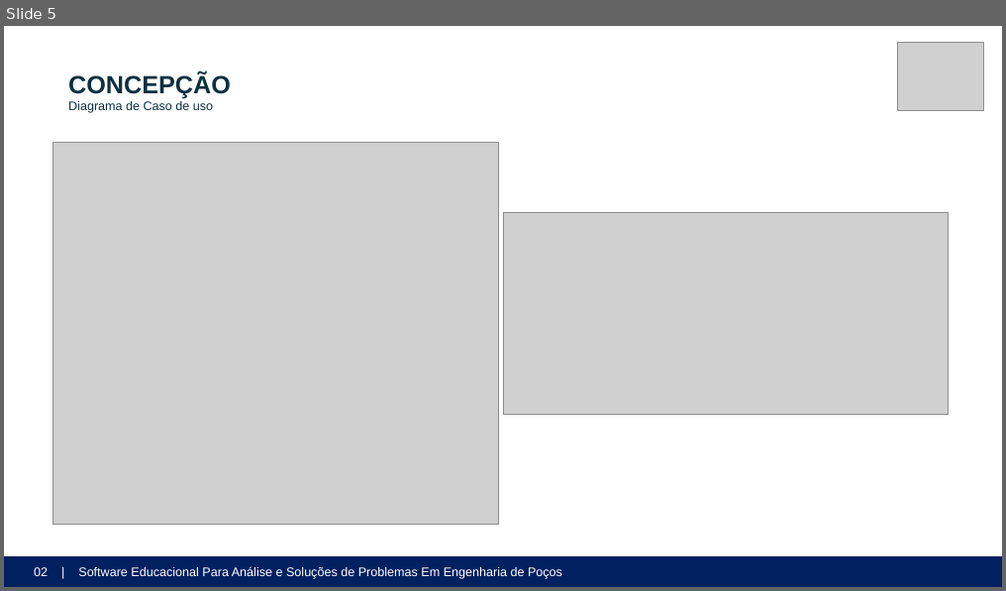
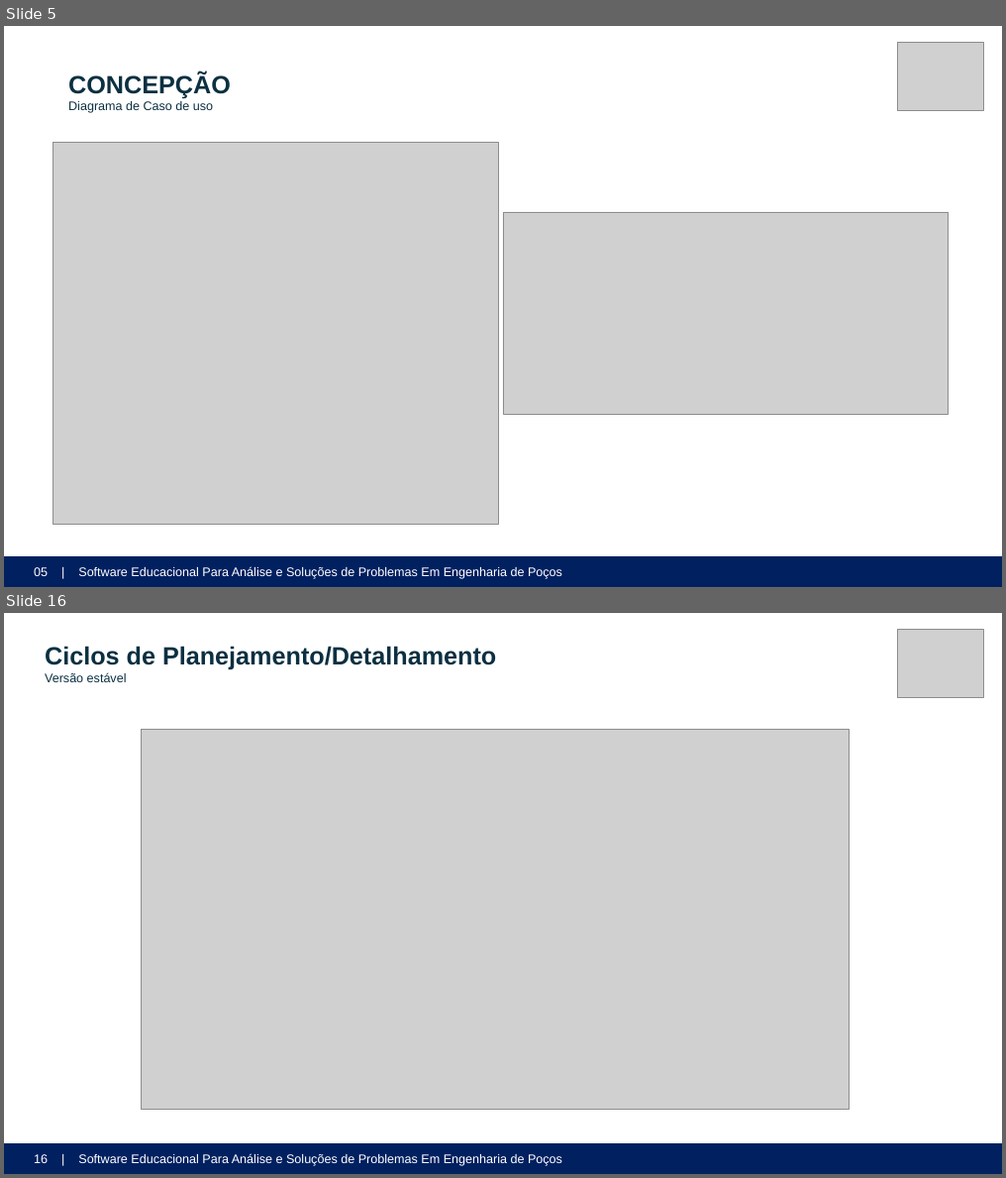
Before and after one commit to ldsc/ProjetoEngenharia-SoftwareEducacionalParaAnaliseESolucaoDeProblemasEmEngenhariaDePoco, a slide deck: doc-v2/ManualDoDesenvolvedor/Apresentação/Apresentação_Nathan_TCC1.pptx. Shown one above the other, each under a label of ours: slide 5 before the commit, slides 5 and 16 after it; the slides between them are not shown. The pictures are 1006x591 and 1006x1178 pixels, drawn with LibreOffice and Linux fonts; fonts in the diff are those of the drawing; grey boxes stand for pictures. Boxes give left, top, right and bottom in pixels: in the first picture for what was removed or moved away, otherwise in the second. Text is boxed around its words. In the diff, an @@ line names an element or a change of style, - is before the commit and + after.

Commit message:
Atualização da apresentação para disciplina TCC1

```diff
--- a/doc-v2/ManualDoDesenvolvedor/Apresentação/Apresentação_Nathan_TCC1.pptx
+++ b/doc-v2/ManualDoDesenvolvedor/Apresentação/Apresentação_Nathan_TCC1.pptx
@@ slide 16 added at <box>4,613,1002,1174</box>, background #FFFFFF @@
@@ picture added at <box>898,629,984,697</box> @@
@@ text added at <box>45,646,496,682</box>, 24 pt, text #0B3041, bold @@
+Ciclos de Planejamento/Detalhamento
+Versão estável
@@ picture added at <box>141,729,848,1109</box> @@
@@ rectangle added at <box>871,841,993,863</box>, fill #FFFFFF @@
@@ rectangle added at <box>942,828,988,859</box>, fill #FFFFFF @@
@@ rectangle added at <box>937,884,984,915</box>, fill #FFFFFF @@
@@ rectangle added at <box>871,944,993,967</box>, fill #FFFFFF @@
@@ rectangle added at <box>880,1048,1001,1071</box>, fill #FFFFFF @@
@@ rectangle added at <box>4,1144,1002,1174</box>, fill #002060 @@
@@ text added at <box>34,1154,562,1166</box>, 12 pt, text #FFFFFF @@
+16 | Software Educacional Para Análise e Soluções de Problemas Em Engenharia de Poços
@@ slide 5 changed as well @@
@@ text at <box>34,567,562,579</box>: text changed @@
-02 | Software Educacional Para Análise e Soluções de Problemas Em Engenharia de Poços
+05 | Software Educacional Para Análise e Soluções de Problemas Em Engenharia de Poços
```
Also in this commit, not shown: 3 other slides changed, 12 other slides added, 33 other files.
